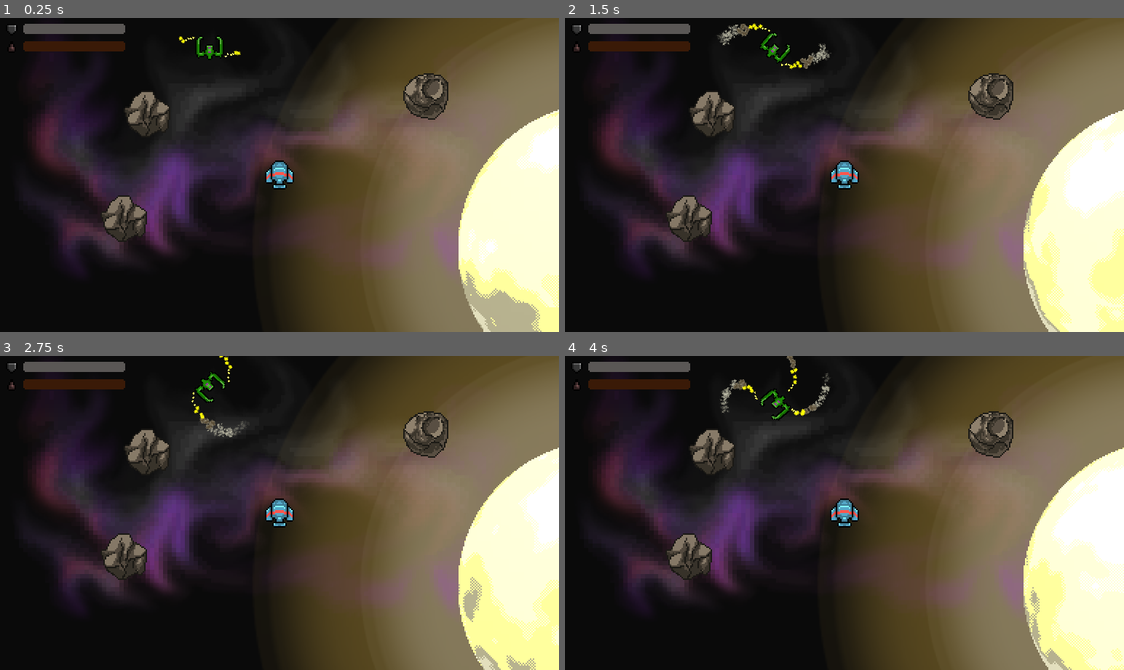
Above: before the commit, frames 1-4 (two rows, left to right).
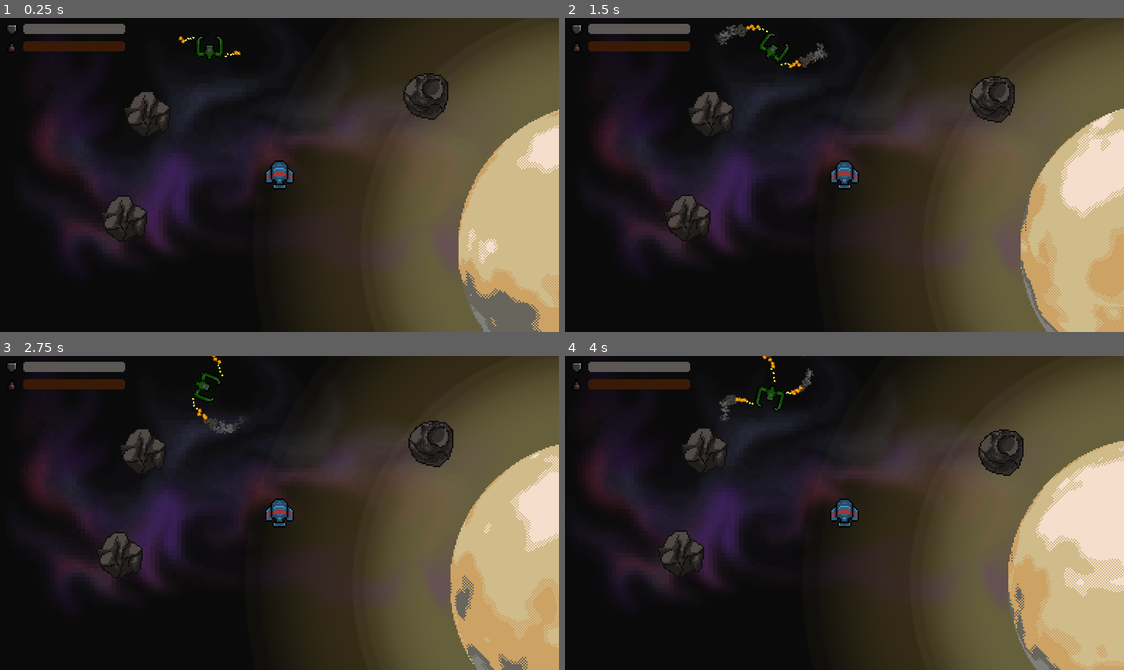
Above: after the commit, the same moments.

Repository: WekufuStudios/A-new-home
Game: Godot game, scene res://Game.tscn
Same seed, same stepped clock (60 frames per second), same inputs: the game is played once before the commit and once after it. Sound files missing from this copy of the repository are replaced by a short silence.
Inputs:
- Up to frame 1 (0.25 s): no input
- Up to frame 2 (1.5 s): no input
- Up to frame 3 (2.75 s): no input
- Up to frame 4 (4 s): no input

The runs differ from the first frame. In frame 1, 45% of the frame differs, in the area x 8-100%, y 0-100%; in frame 2, 46%; in frame 3, 46%; in frame 4, 43%.
Error before the commit: Invalid access to property or key 'texture' on a base object of type 'null instance'. (res://space_bodies/planets/Planet.gd:9)

Commit message:
Fixed Animatedsprite bug

Diff:
--- a/Game.tscn
+++ b/Game.tscn
@@ -92,5 +92,6 @@
 script = ExtResource("8_tevjs")
 
 [node name="Sun" parent="." instance=ExtResource("10_cps5n")]
+visible = false
 position = Vector2(588, -101)
 texture_scale = 21.46
--- a/space_bodies/planets/Planet.gd
+++ b/space_bodies/planets/Planet.gd
@@ -1,12 +1,12 @@
 class_name Planet extends StaticBody2D
 
 
-@onready var sprite: Sprite2D = $Sprite2D
+@onready var sprite: AnimatedSprite2D = $Planet
 @onready var collision_shape: CollisionShape2D = $CollisionShape2D
 
 
 func _ready() -> void:
-	var planet_radius: float = sprite.texture.get_width() / 2.0
+	var planet_radius: float = sprite.sprite_frames.get_frame_texture("default", 0).get_width() / 2.0
 
 	var planet_col_shape: CircleShape2D = CircleShape2D.new()
 	planet_col_shape.radius = planet_radius
Not shown: 1 places in Game.tscn that only renumber resources
